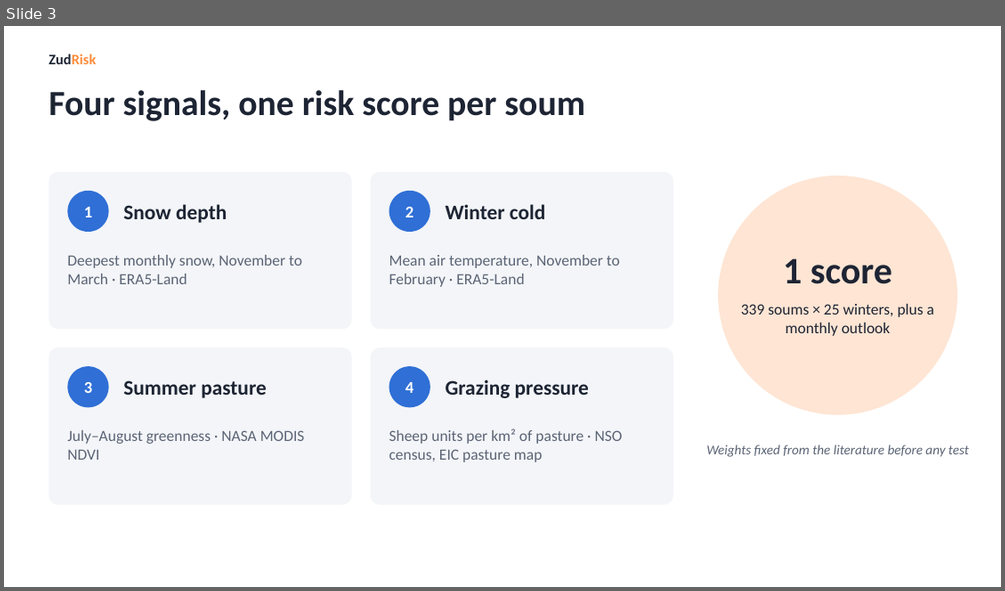
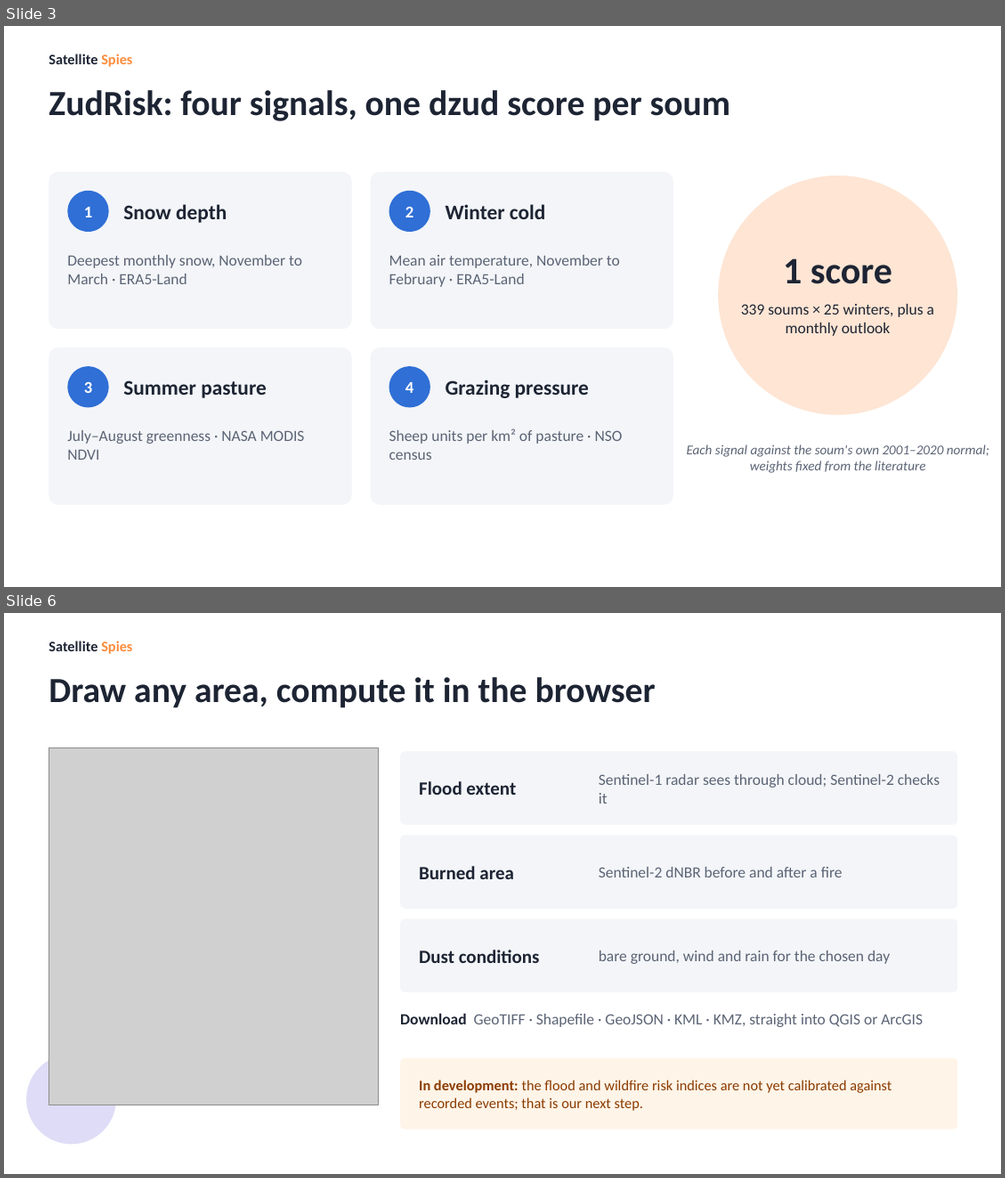
Before and after one commit to Sarul72/ZudRisk, a slide deck: docs/pitch/zudrisk-pitch.pptx. Shown one above the other, each under a label of ours: slide 3 before the commit, slides 3 and 6 after it; the slides between them are not shown. The pictures are 1005x591 and 1005x1178 pixels, drawn with LibreOffice and Linux fonts; fonts in the diff are those of the drawing; grey boxes stand for pictures. Boxes give left, top, right and bottom in pixels: in the first picture for what was removed or moved away, otherwise in the second. Text is boxed around its words. In the diff, an @@ line names an element or a change of style, - is before the commit and + after.

```diff
--- a/docs/pitch/zudrisk-pitch.pptx
+++ b/docs/pitch/zudrisk-pitch.pptx
@@ slide 6 added at (x1=4, y1=613, x2=1001, y2=1174), background #FFFFFF @@
@@ text added at (x1=48, y1=641, x2=132, y2=654), 14 pt, text #1D2433, bold @@
+Satellite Spies
@@ text added at (x1=48, y1=677, x2=655, y2=708), 34 pt, text #1D2433, bold @@
+Draw any area, compute it in the browser
@@ picture added at (x1=48, y1=747, x2=378, y2=1105) @@
@@ rounded rectangle added at (x1=400, y1=751, x2=957, y2=825), fill #F3F5F8 @@
@@ text added at (x1=419, y1=781, x2=516, y2=795), 18 pt, text #1D2433, bold @@
+Flood extent
@@ text added at (x1=599, y1=774, x2=939, y2=803), 15 pt, text #5B6475 @@
+Sentinel-1 radar sees through cloud; Sentinel-2 checks it
@@ rounded rectangle added at (x1=400, y1=835, x2=957, y2=908), fill #F3F5F8 @@
@@ text added at (x1=419, y1=866, x2=513, y2=879), 18 pt, text #1D2433, bold @@
+Burned area
@@ text added at (x1=599, y1=867, x2=842, y2=877), 15 pt, text #5B6475 @@
+Sentinel-2 dNBR before and after a fire
@@ rounded rectangle added at (x1=400, y1=919, x2=957, y2=992), fill #F3F5F8 @@
@@ text added at (x1=419, y1=949, x2=540, y2=963), 18 pt, text #1D2433, bold @@
+Dust conditions
@@ text added at (x1=599, y1=950, x2=890, y2=964), 15 pt, text #5B6475 @@
+bare ground, wind and rain for the chosen day
@@ text added at (x1=400, y1=1013, x2=922, y2=1027), 15 pt, text #5B6475 @@
+Download GeoTIFF · Shapefile · GeoJSON · KML · KMZ, straight into QGIS or ArcGIS
@@ ellipse added at (x1=26, y1=1054, x2=116, y2=1144), fill #7F77DD at 25% opacity @@
@@ rounded rectangle added at (x1=400, y1=1058, x2=957, y2=1129), fill #FFF4E8 @@
@@ text added at (x1=419, y1=1079, x2=891, y2=1111), 14 pt, text #8A3B00 @@
+In development: the flood and wildfire risk indices are not yet calibrated against recorded events; that is our next step.
@@ slide 3 changed as well @@
@@ text at (x1=48, y1=54, x2=132, y2=67): text changed; text colour #FD8D3C to #1D2433 @@
-ZudRisk
+Satellite Spies
@@ text at (x1=48, y1=90, x2=731, y2=121): text changed @@
-Four signals, one risk score per soum
+ZudRisk: four signals, one dzud score per soum
@@ text at (x1=389, y1=428, x2=623, y2=459): text changed @@
-Sheep units per km² of pasture · NSO census, EIC pasture map
+Sheep units per km² of pasture · NSO census
@@ text at (x1=687, y1=444, x2=989, y2=473): text changed @@
-Weights fixed from the literature before any test
+Each signal against the soum's own 2001–2020 normal; weights fixed from the literature
```
Also in this commit, not shown: 4 other slides changed, 1 other slide added, 2 slides removed, 8 other files.
